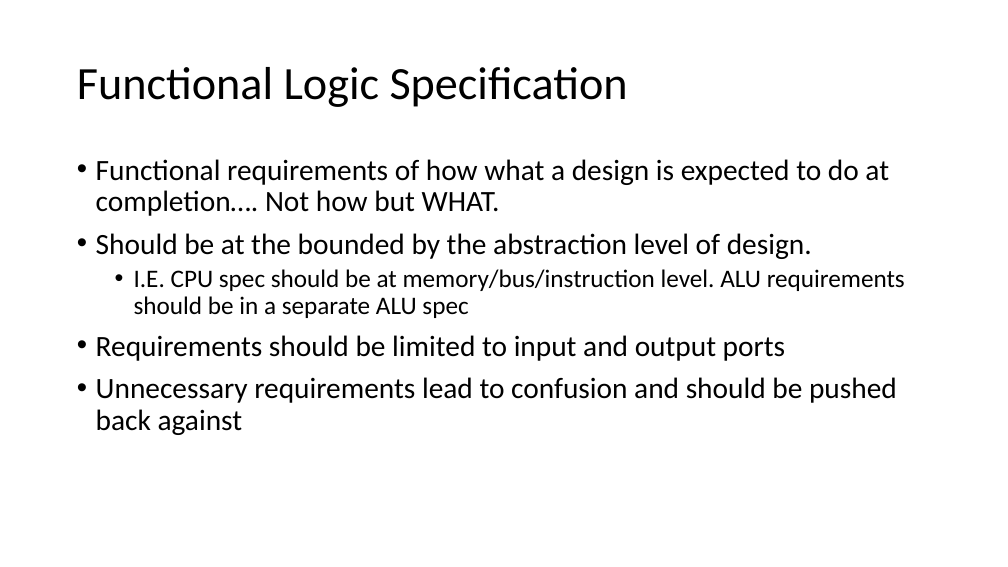
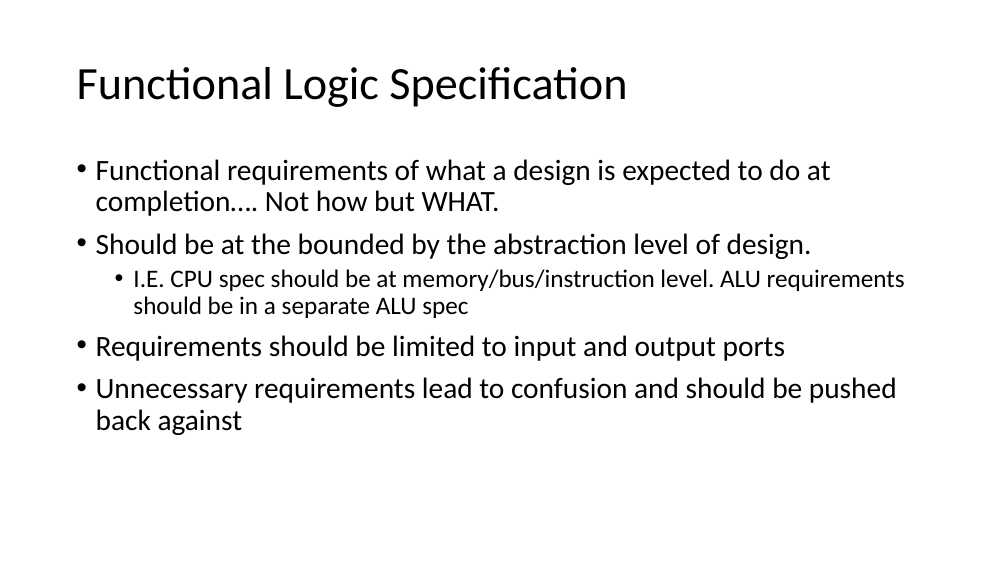
Before and after one commit to isomoye/EEGR471, a slide deck: slide 2 of sections/Segment_2.pptm. Drawn at 1008x567 pixels with LibreOffice and Linux fonts; fonts in the diff are those of the drawing. Boxes give left, top, right and bottom in pixels: in the first picture for what was removed or moved away, otherwise in the second. Text is boxed around its words. In the diff, an @@ line names an element or a change of style, - is before the commit and + after.

```diff
--- a/sections/Segment_2.pptm
+++ b/sections/Segment_2.pptm
@@ text at bbox=[96, 159, 831, 216]: text changed @@
-• Functional requirements of how what a design is expected to do at completion…. Not how but WHAT.
+• Functional requirements of what a design is expected to do at completion…. Not how but WHAT.
```
Also in this commit, not shown: 2 other files.
